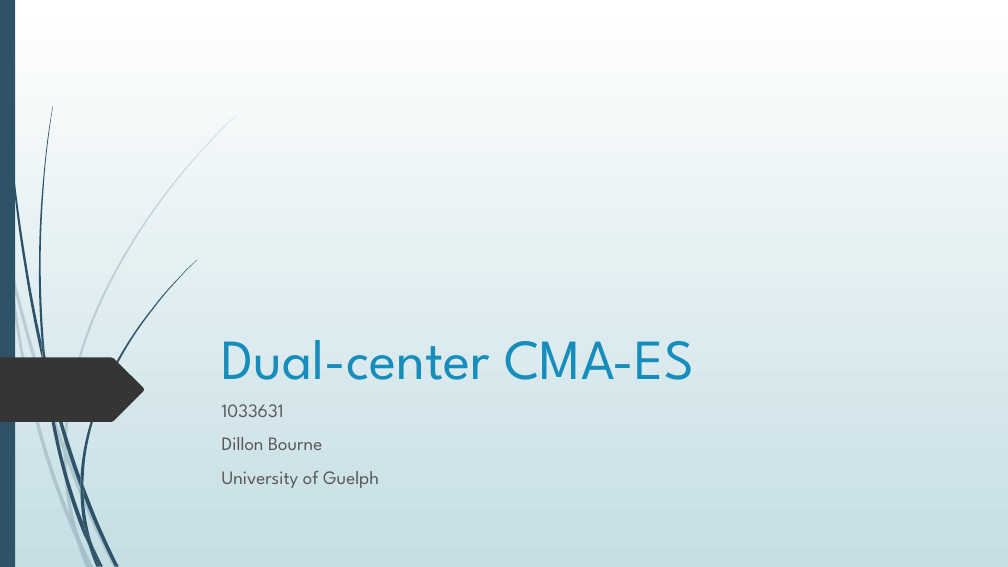
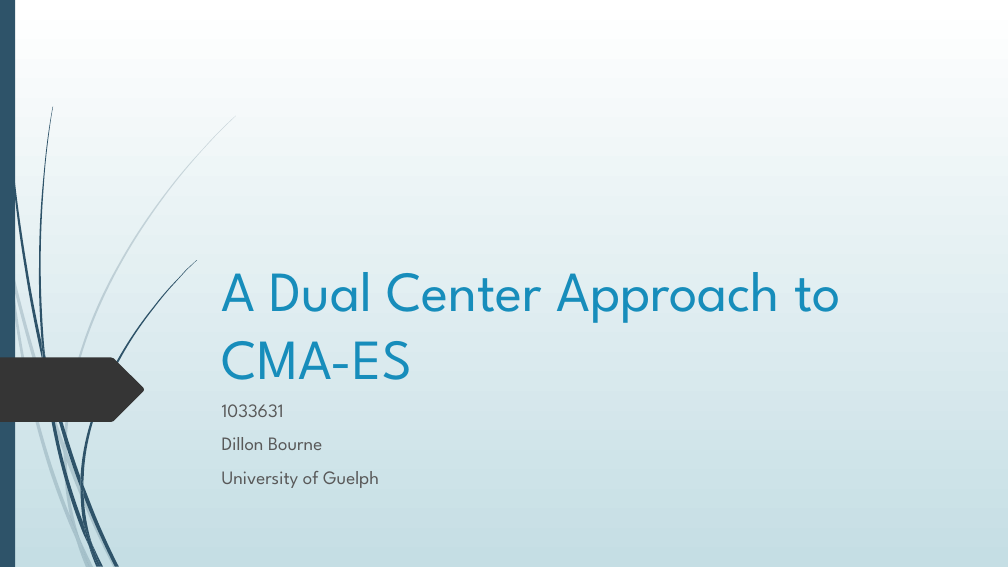
Before and after one commit to GingerLion/DualCenterCMAES, a slide deck: slide 1 of Thesis/DualcenterCMAES.pptx. Drawn at 1008x567 pixels with LibreOffice and Linux fonts; fonts in the diff are those of the drawing. Boxes give left, top, right and bottom in pixels: in the first picture for what was removed or moved away, otherwise in the second. Text is boxed around its words. In the diff, an @@ line names an element or a change of style, - is before the commit and + after.

```diff
--- a/Thesis/DualcenterCMAES.pptx
+++ b/Thesis/DualcenterCMAES.pptx
@@ title at <box>222,272,841,380</box>: text changed @@
-Dual-center CMA-ES
+A Dual Center Approach to CMA-ES
```
Also in this commit, not shown: 14 other slides changed, 28 slides added, 6 slides removed, 12 other files.
